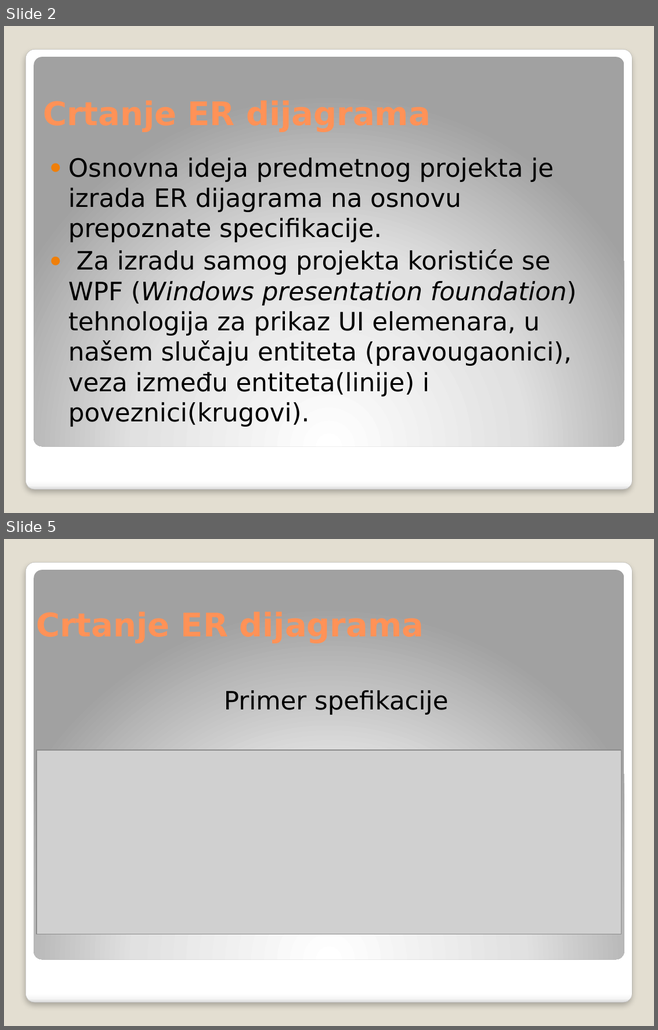
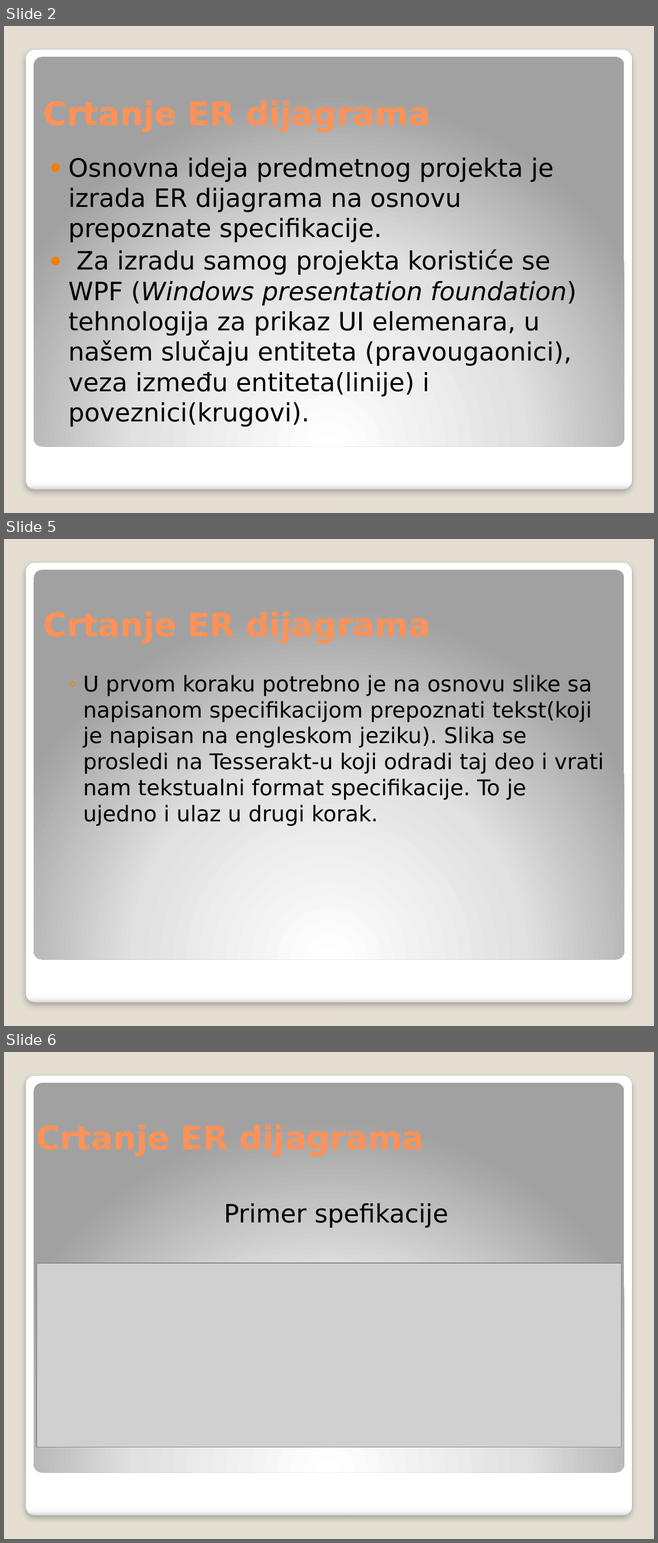
Before and after one commit to KovacevicMarko/Soft-computing, a slide deck: SOFT-finalna specifikacija.pptx. Shown one above the other, each under a label of ours: slides 2 and 5 before the commit, slides 2, 5 and 6 after it; the slides between them are not shown. The pictures are 658x1030 and 658x1543 pixels, drawn with LibreOffice and Linux fonts; fonts in the diff are those of the drawing; grey boxes stand for pictures. Boxes give left, top, right and bottom in pixels: in the first picture for what was removed or moved away, otherwise in the second. Text is boxed around its words. In the diff, an @@ line names an element or a change of style, - is before the commit and + after.

```diff
--- a/SOFT-finalna specifikacija.pptx
+++ b/SOFT-finalna specifikacija.pptx
@@ slide 5 added at <box>4,539,654,1026</box>, background #E3DED1; not listed: 2 template elements that a slide beside it also shows @@
@@ text added at <box>83,675,603,826</box>, 24 pt, text #000000 @@
+  ◦ U prvom koraku potrebno je na osnovu slike sa napisanom specifikacijom prepoznati tekst(koji je napisan na engleskom jeziku). Slika se prosledi na Tesserakt-u koji odradi taj deo i vrati nam tekstualni format specifikacije. To je ujedno i ulaz u drugi korak.
@@ what was slide 5 is now slide 6 @@
```
Also in this commit, not shown: 1 slide changed, 3 other slides added, 2 slides removed, 1 other file.
